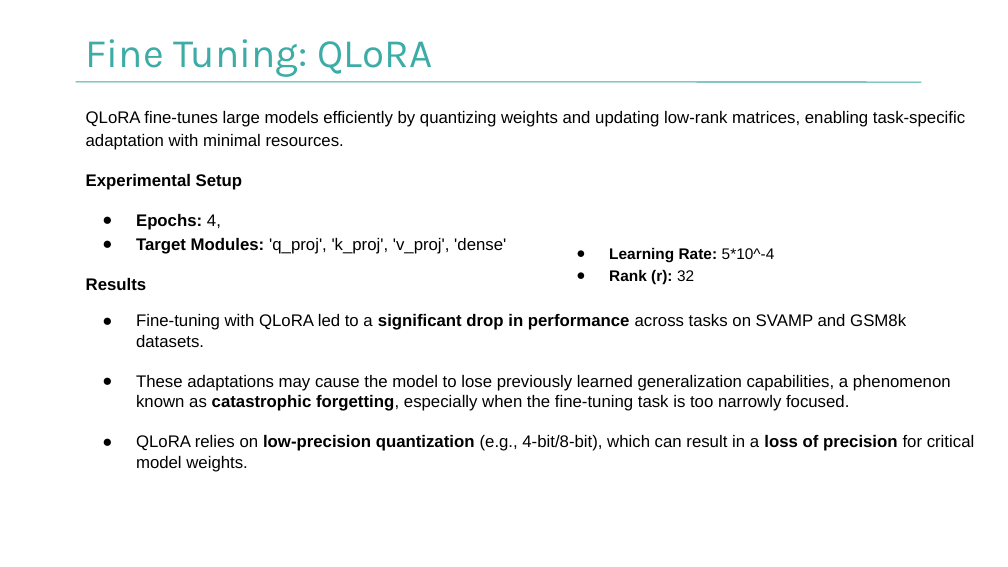
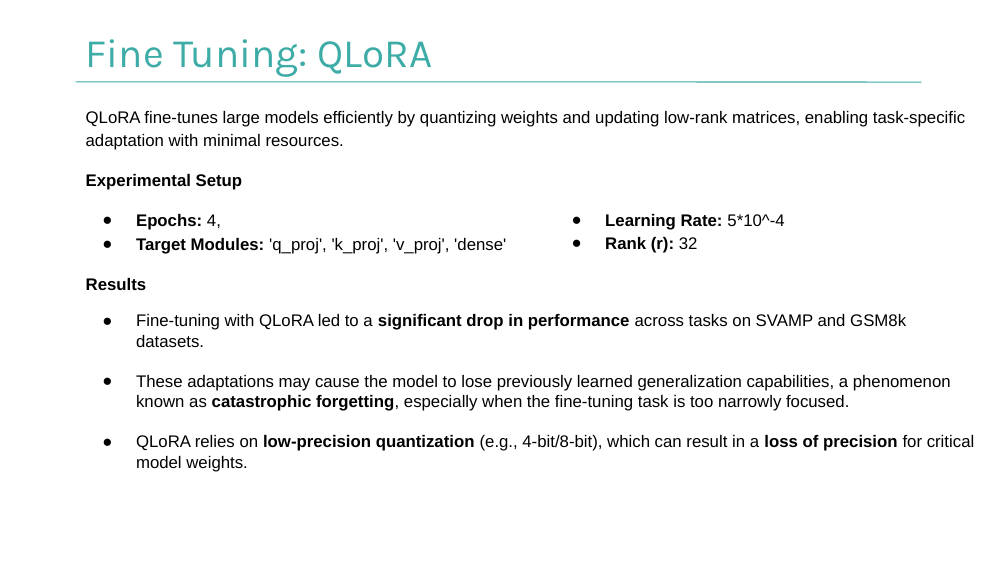
Before and after one commit to parthivdholaria/LLM-Project, a slide deck: slide 10 of LLM Final Presentation.pptx (slide 9 before the commit). Drawn at 1008x567 pixels with LibreOffice and Linux fonts; fonts in the diff are those of the drawing; background and template pictures are left out. Boxes give left, top, right and bottom in pixels: in the first picture for what was removed or moved away, otherwise in the second. Text is boxed around its words. In the diff, an @@ line names an element or a change of style, - is before the commit and + after.

```diff
--- a/LLM Final Presentation.pptx
+++ b/LLM Final Presentation.pptx
@@ text "Learning Rate: 5*10^-4": place and size @@
-text "Learning Rate: 5*10^-4" at (609,248,775,284)
+text "Learning Rate: 5*10^-4" at (605,214,784,253)
@@ text "Learning Rate: 5*10^-4" at (605,214,784,253): size 11 to 12 pt @@
```
Also in this commit, not shown: 3 other slides changed, 1 slide added.
